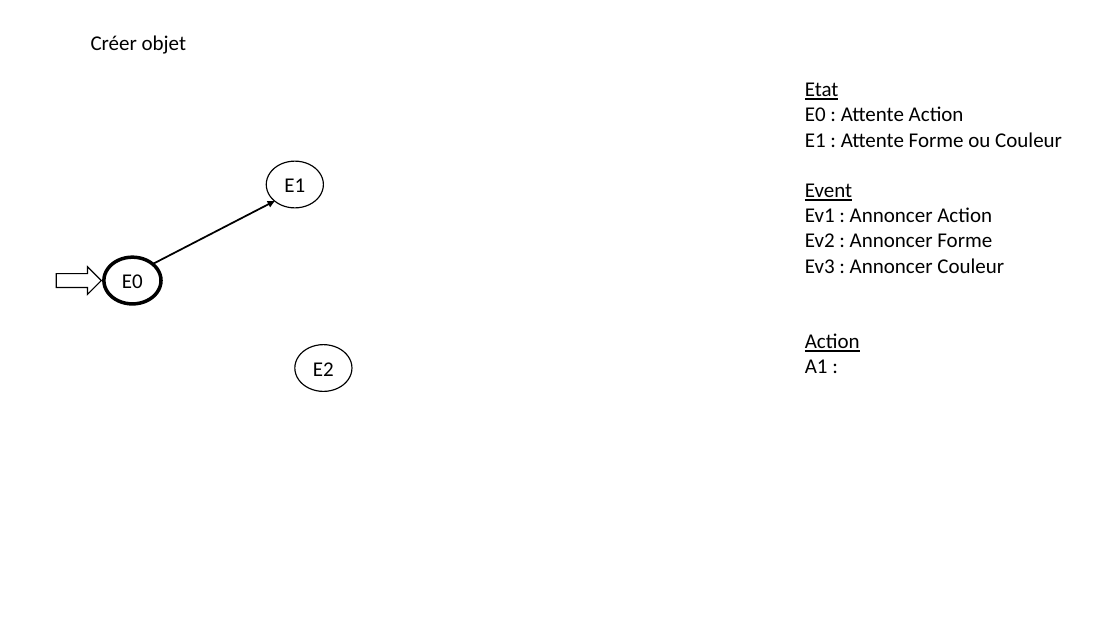
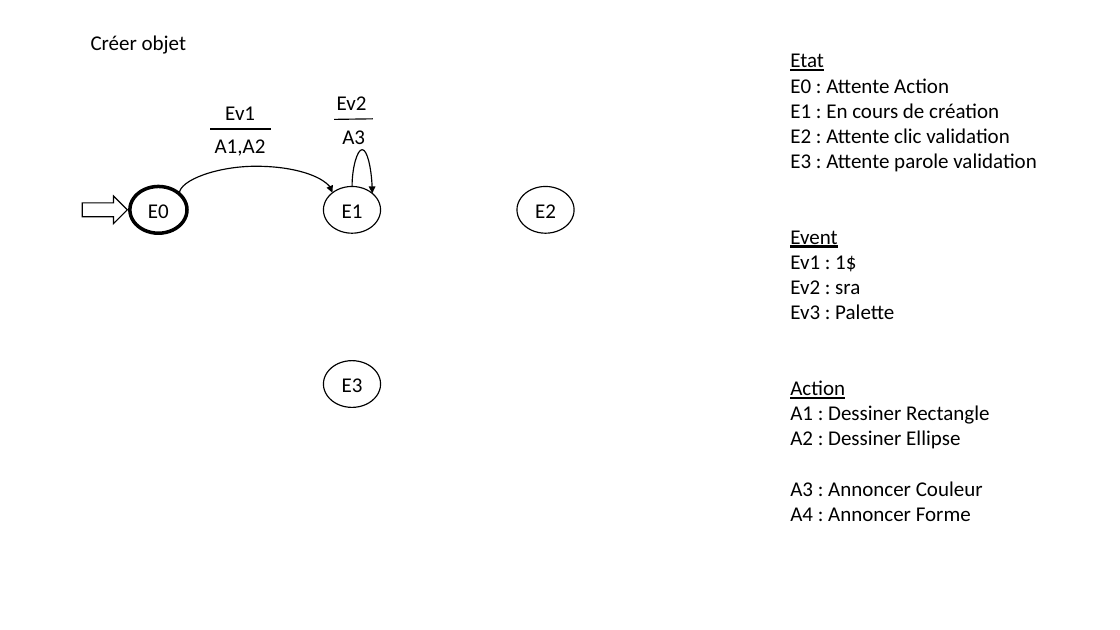
Before and after one commit to tbouete/IHM-Ivy, a slide deck: slide 1 of Concep/MachineEtat.pptx. Drawn at 1120x630 pixels with LibreOffice and Linux fonts; fonts in the diff are those of the drawing. Boxes give left, top, right and bottom in pixels: in the first picture for what was removed or moved away, otherwise in the second. Text is boxed around its words. In the diff, an @@ line names an element or a change of style, - is before the commit and + after.

```diff
--- a/Concep/MachineEtat.pptx
+++ b/Concep/MachineEtat.pptx
@@ text "Etat": place and size @@
-text "Etat" at box(805, 82, 1062, 373)
+text "Etat" at box(790, 53, 1036, 521)
@@ text added at box(225, 106, 255, 120), 18 pt, text #000000 @@
+Ev1
@@ line added from (334, 119) to (373, 118), #000000 1 pt @@
@@ text added at box(337, 96, 367, 110), 18 pt, text #000000 @@
+Ev2
@@ text at box(790, 103, 1036, 172): text changed @@
-E1 : Attente Forme ou Couleur
+E1 : En cours de création
+E2 : Attente clic validation
+E3 : Attente parole validation
@@ line added from (210, 129) to (271, 129), #000000 1 pt @@
@@ text added at box(215, 139, 266, 156), 18 pt, text #000000 @@
+A1,A2
@@ text added at box(342, 130, 365, 150), 18 pt, text #000000 @@
+A3
@@ curved arrow added from (179, 194) to (333, 192), #000000 1 pt @@
@@ curved arrow added from (352, 187) to (372, 193), #000000 1 pt @@
@@ right arrow: place and size @@
-right arrow at box(56, 267, 102, 295)
+right arrow at box(82, 196, 128, 223)
@@ ellipse "E0": place and size @@
-ellipse "E0" at box(104, 257, 161, 304)
+ellipse "E0" at box(130, 187, 187, 234)
@@ arrow removed from (153, 264) to (275, 201) @@
@@ ellipse "E1": place and size @@
-ellipse "E1" at box(266, 161, 323, 208)
+ellipse "E1" at box(323, 187, 381, 234)
@@ ellipse "E2": place and size @@
-ellipse "E2" at box(295, 344, 352, 392)
+ellipse "E2" at box(517, 187, 574, 234)
@@ text at box(790, 255, 894, 319): text changed @@
-Ev1 : Annoncer Action
-Ev2 : Annoncer Forme
-Ev3 : Annoncer Couleur
+Ev1 : 1$
+Ev2 : sra
+Ev3 : Palette
@@ ellipse added at box(323, 360, 381, 408), fill #FFFFFF, outline #000000 1 pt, 18 pt, text #000000 @@
+E3
@@ text at box(790, 405, 989, 521): text changed @@
-A1 :
+A1 : Dessiner Rectangle
+A2 : Dessiner Ellipse
+A3 : Annoncer Couleur
+A4 : Annoncer Forme
```
Also in this commit, not shown: 1 other slide changed.
